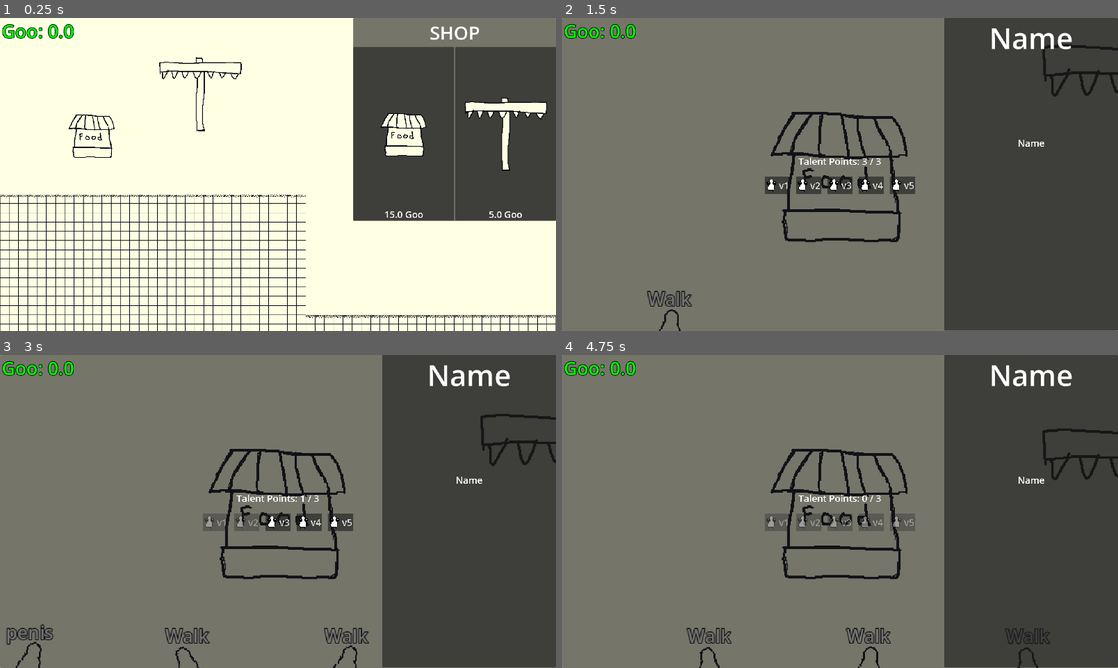
Above: before the commit, frames 1-4 (two rows, left to right).
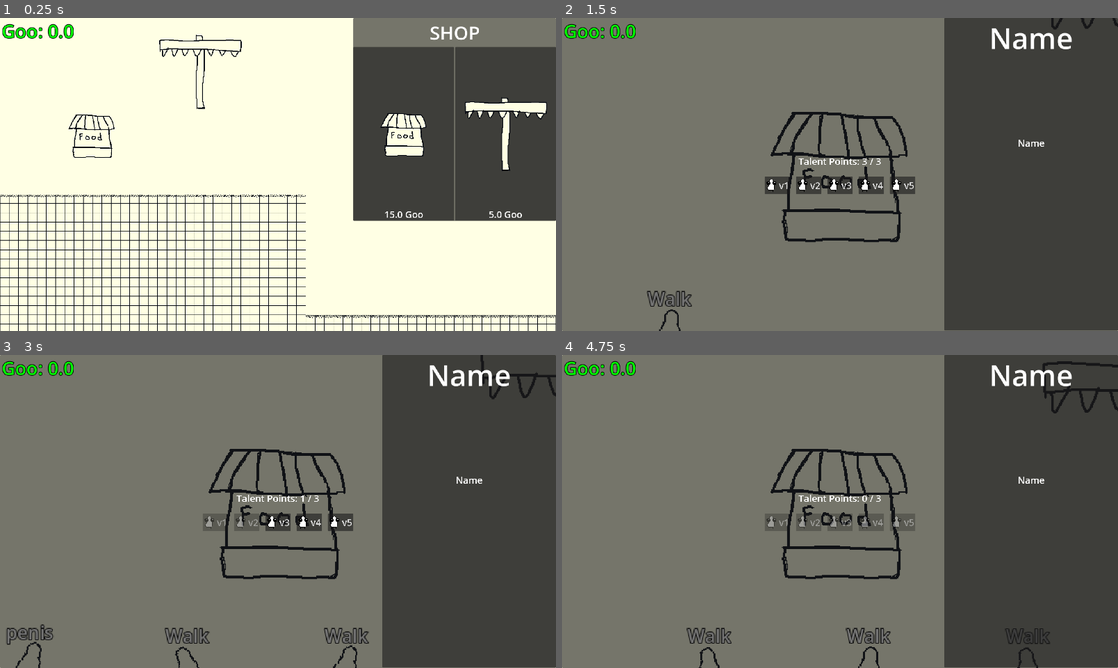
Above: after the commit, the same moments.

Repository: Octoan1/Tinkles-Incremental
Game: Godot game, scene res://main.tscn
Two runs of this game, one before a commit and one after it. Both use one fixed random seed, a clock stepped at 60 frames per second and the inputs below.
Inputs (mouse positions are in pixels of both pictures, inside the frame that each line leads up to):
- Up to frame 1 (0.25 s): no input
- Up to frame 2 (1.5 s): tap Enter at 0.5 s; move the mouse to (650, 136) at 0.52 s; click (650, 136) at 0.6 s; move the mouse to (634, 330) at 1.27 s; tap Tab (talent_screen) at 1.35 s; click (634, 330) at 1.42 s
- Up to frame 3 (3 s): click "v1" at 2 s; click "v2" at 2.75 s
- Up to frame 4 (4.75 s): click "v3" at 3.5 s; move the mouse to (1112, 667) at 4.27 s; click (1112, 667) at 4.35 s

The runs differ from the first frame. In frame 1, 0.6% of the frame differs, in the area x 28-44%, y 5-37%; in frame 2, 0.5%; in frame 3, 0.7%; in frame 4, 0.8%, in the area x 86-100%, y 2-40%.

Commit message:
Crusher Pivot fixed
- Now places where you expect to when building

Diff:
--- a/Objects/Buildings/BuildingScripts/crusher.gd
+++ b/Objects/Buildings/BuildingScripts/crusher.gd
@@ -2,11 +2,15 @@
 
 @export var attack_cooldown: float = 3.0
 
-@onready var damage_area: Area2D = $DamageArea
-@onready var attack_cooldown_timer: Timer = $attack_cooldown
-@onready var crusher_trap: Sprite2D = $CrusherTrap
-@onready var trap_start: Marker2D = $TrapStart
-@onready var trap_end: Marker2D = $TrapEnd
+
+
+@onready var crusher_trap: Sprite2D = $BuildingPivot/CrusherTrap
+@onready var damage_area: Area2D = $BuildingPivot/DamageArea
+@onready var attack_cooldown_timer: Timer = $BuildingPivot/attack_cooldown
+@onready var trap_start: Marker2D = $BuildingPivot/TrapStart
+@onready var trap_end: Marker2D = $BuildingPivot/TrapEnd
+
+
 var price: float = 10.0
 
 
--- a/Objects/Buildings/crusher.tscn
+++ b/Objects/Buildings/crusher.tscn
@@ -1,6 +1,7 @@
 [gd_scene format=3 uid="uid://cfjinxyfp22kg"]
+
+[ext_resource type="Script" uid="uid://bqa4pfspwta1p" path="res://Objects/Buildings/BuildingScripts/crusher.gd" id="1_bo67b"]
 [ext_resource type="Texture2D" uid="uid://dk47dwu0iyuj7" path="res://Assets/Asesprite/Buildings/crusher_arm.png" id="2_4pc34"]
-[ext_resource type="Script" uid="uid://bqa4pfspwta1p" path="res://Objects/Buildings/BuildingScripts/crusher.gd" id="1_bo67b"]
 [ext_resource type="PackedScene" uid="uid://ci8eqs22jrag3" path="res://Game Logic/damage_area.tscn" id="3_muvn6"]
 [ext_resource type="Texture2D" uid="uid://cfmwruc2c7br3" path="res://Assets/Asesprite/Buildings/crusher_head.png" id="3_suylq"]
 [ext_resource type="Script" uid="uid://dn3uct6bpvl42" path="res://Components/hitbox_component.gd" id="4_b4l58"]
@@ -20,44 +21,47 @@
 [node name="Crusher" type="Node2D" unique_id=762803738 node_paths=PackedStringArray("building_node", "building_cam", "click_area") groups=["Building"]]
 script = ExtResource("1_bo67b")
 building_node = NodePath(".")
-building_cam = NodePath("BuildingComponents/BuildingCam")
-click_area = NodePath("BuildingComponents/ClickArea")
+building_cam = NodePath("BuildingPivot/BuildingComponents/BuildingCam")
+click_area = NodePath("BuildingPivot/BuildingComponents/ClickArea")
 
-[node name="BuildingComponents" type="Node2D" parent="." unique_id=457885875]
+[node name="BuildingPivot" type="Node2D" parent="." unique_id=2012399612]
+position = Vector2(0, -77)
 
-[node name="BuildingCam" type="Camera2D" parent="BuildingComponents" unique_id=1171870208]
+[node name="BuildingComponents" type="Node2D" parent="BuildingPivot" unique_id=457885875]
+
+[node name="BuildingCam" type="Camera2D" parent="BuildingPivot/BuildingComponents" unique_id=1171870208]
 enabled = false
 zoom = Vector2(2, 2)
 
-[node name="ClickArea" type="Area2D" parent="BuildingComponents" unique_id=1352681013]
+[node name="ClickArea" type="Area2D" parent="BuildingPivot/BuildingComponents" unique_id=1352681013]
 scale = Vector2(1.9599993, 1.9882989)
 collision_layer = 2
 collision_mask = 0
 
-[node name="CollisionShape2D" type="CollisionShape2D" parent="BuildingComponents/ClickArea" unique_id=183861670]
+[node name="CollisionShape2D" type="CollisionShape2D" parent="BuildingPivot/BuildingComponents/ClickArea" unique_id=183861670]
 position = Vector2(3.6492645e-07, 38.97803)
 scale = Vector2(1, 0.9999993)
 shape = SubResource("RectangleShape2D_muvn6")
 debug_color = Color(0.3180198, 0.31801978, 0.31801975, 0.41960785)
 
-[node name="CrusherArm" type="Sprite2D" parent="." unique_id=474143854]
+[node name="CrusherArm" type="Sprite2D" parent="BuildingPivot" unique_id=474143854]
 position = Vector2(0, 79.00002)
 texture = ExtResource("2_4pc34")
 
-[node name="CrusherTrap" type="Sprite2D" parent="." unique_id=1123141897]
+[node name="CrusherTrap" type="Sprite2D" parent="BuildingPivot" unique_id=1123141897]
 z_index = 2
 texture = ExtResource("3_suylq")
 
-[node name="DamageArea" parent="." unique_id=743706955 instance=ExtResource("3_muvn6")]
+[node name="DamageArea" parent="BuildingPivot" unique_id=743706955 instance=ExtResource("3_muvn6")]
 input_pickable = false
 damage = 2
 insta_kill = true
 one_shot = true
 
-[node name="CollisionShape2D" type="CollisionShape2D" parent="DamageArea" unique_id=83892567]
+[node name="CollisionShape2D" type="CollisionShape2D" parent="BuildingPivot/DamageArea" unique_id=83892567]
 shape = SubResource("RectangleShape2D_5vw27")
 
-[node name="HitboxComponent" type="Area2D" parent="DamageArea" unique_id=1230046140]
+[node name="HitboxComponent" type="Area2D" parent="BuildingPivot/DamageArea" unique_id=1230046140]
 collision_layer = 4
 collision_mask = 2
 input_pickable = false
@@ -65,16 +69,16 @@
 attack = SubResource("Resource_4pc34")
 metadata/_custom_type_script = "uid://dn3uct6bpvl42"
 
-[node name="CollisionShape2D" type="CollisionShape2D" parent="DamageArea/HitboxComponent" unique_id=835420673]
+[node name="CollisionShape2D" type="CollisionShape2D" parent="BuildingPivot/DamageArea/HitboxComponent" unique_id=835420673]
 shape = SubResource("RectangleShape2D_5vw27")
 debug_color = Color(0.9987908, 0, 0.14475623, 0.41960785)
 
-[node name="attack_cooldown" type="Timer" parent="." unique_id=412730181]
+[node name="attack_cooldown" type="Timer" parent="BuildingPivot" unique_id=412730181]
 autostart = true
 
-[node name="TrapStart" type="Marker2D" parent="." unique_id=672596031]
+[node name="TrapStart" type="Marker2D" parent="BuildingPivot" unique_id=672596031]
 
-[node name="TrapEnd" type="Marker2D" parent="." unique_id=1204994029]
+[node name="TrapEnd" type="Marker2D" parent="BuildingPivot" unique_id=1204994029]
 position = Vector2(0, 171)
 
-[connection signal="timeout" from="attack_cooldown" to="." method="_on_attack_cooldown_timeout"]
+[connection signal="timeout" from="BuildingPivot/attack_cooldown" to="." method="_on_attack_cooldown_timeout"]
--- a/UI/building_upgrade_shop.tscn
+++ b/UI/building_upgrade_shop.tscn
@@ -32,9 +32,9 @@
 anchor_left = 0.5
 anchor_right = 0.5
 offset_left = -75.0
-offset_top = 200.0
+offset_top = 160.0
 offset_right = 75.0
-offset_bottom = 350.0
+offset_bottom = 310.0
 grow_horizontal = 2
 
 [node name="BuildingDescription" type="Label" parent="Panel" unique_id=863769399]
